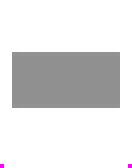
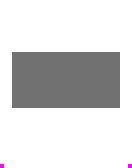
The second 132 × 168 image is a revision of the first. Changes to its layers:
removed layer "Layer 6" over box(12, 52, 120, 108)
added layer "Rectangle 1" above "Rounded Rectangle 1" over box(12, 52, 120, 108)
